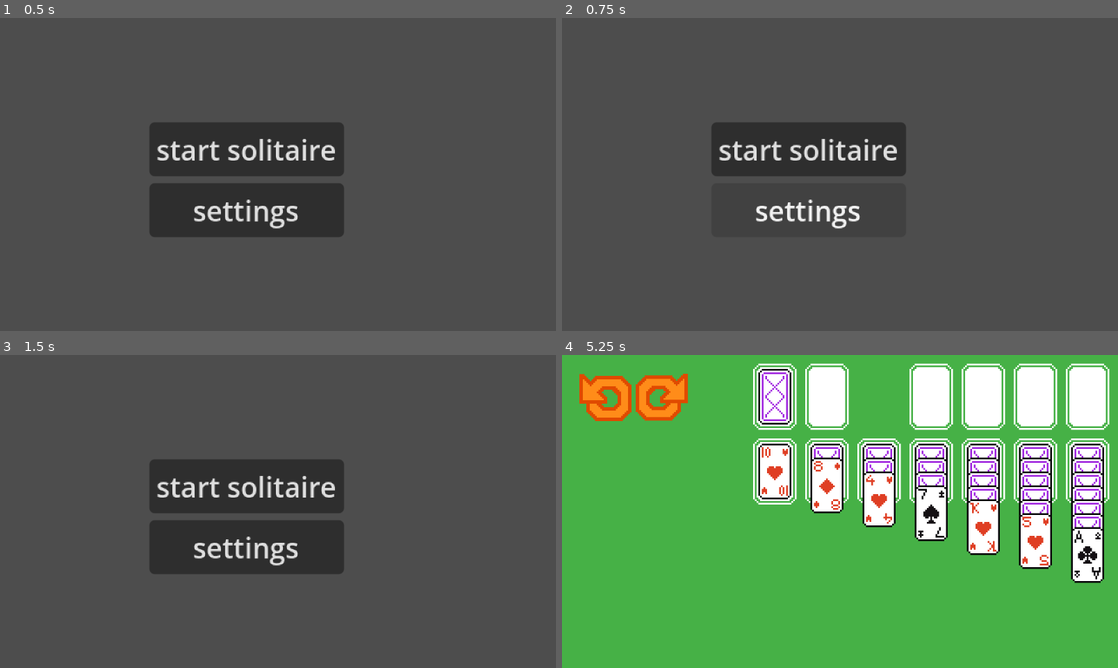
Above: before the commit, frames 1-4 (two rows, left to right).
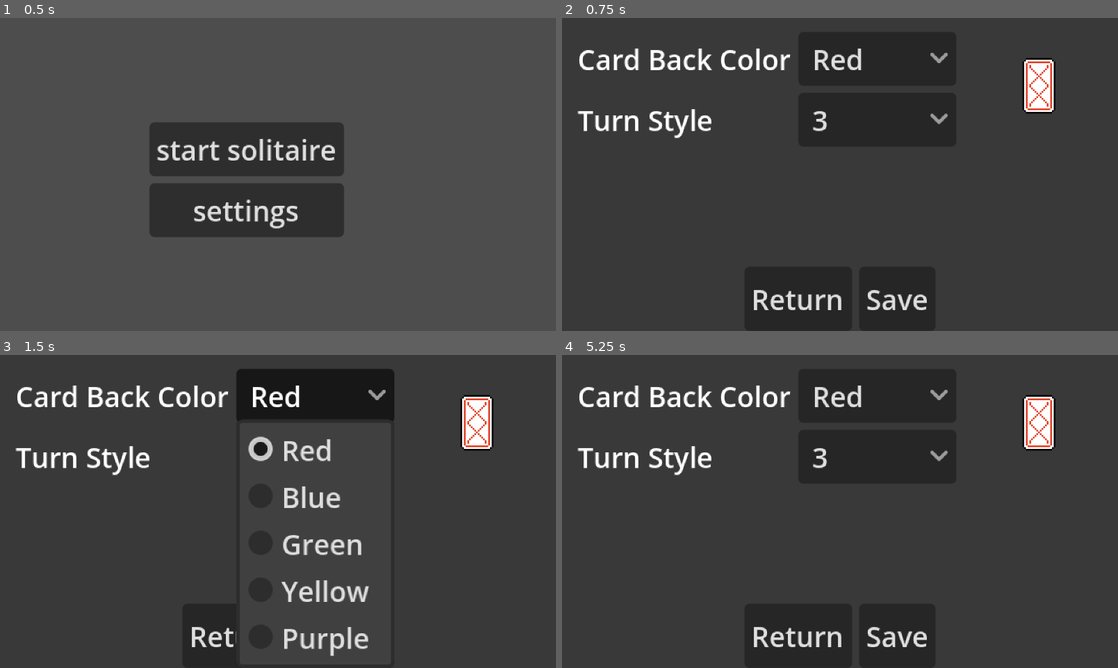
Above: after the commit, the same moments.

Repository: VortexAI-beta/solitaire
Game: Godot game, scene res://main.tscn
Two runs of this game, one before a commit and one after it. Both use one fixed random seed, a clock stepped at 60 frames per second and the inputs below.
Inputs (mouse positions are in pixels of both pictures, inside the frame that each line leads up to):
- Up to frame 1 (0.5 s): no input
- Up to frame 2 (0.75 s): click "settings" at 0.5 s
- Up to frame 3 (1.5 s): click (316, 395) at 1.25 s, where only the run after the commit has a clickable "Red"
- Up to frame 4 (5.25 s): click (878, 455) at 2 s, where only the run after the commit has a clickable "3"; click (795, 636) at 2.75 s, where only the run after the commit has a clickable "Return"; click "settings" at 3.5 s; click (895, 636) at 4.25 s, where only the run after the commit has a clickable "Save"; click (806, 486) at 5 s, where only the run before the commit has a clickable "start solitaire"

Frame 1 is identical in both runs. In frame 2, 19% of the frame differs, in the area x 2-89%, y 4-100%; in frame 3, 15%; in frame 4, 100%, in the area x 0-100%, y 0-100%.

Commit message:
added basic implemenation for settings screen

Diff:
--- /dev/null
+++ b/screens/settings_screen.gd
@@ -0,0 +1,38 @@
+extends Node2D
+
+var start_screen_path = "res://screens/start_screen.tscn"
+var config = ConfigFile.new()
+
+@onready var back_sprite: Sprite2D = $"./BackSprite"
+
+func _ready() -> void:
+    var err = config.load("user://config.ini")
+
+    if err != OK:
+        return
+
+    var selected_back_sprite = config.get_value("card", "back_color", 0)
+
+    var back_sprite_select: OptionButton = $"./OptionsContainer/BackColorSelect"
+    back_sprite_select.select(selected_back_sprite)
+    back_sprite.frame = selected_back_sprite
+
+    var selected_turn_style = config.get_value("game", "turn_style", 0);
+
+    var turn_style_select: OptionButton = $"./OptionsContainer/TurnStyleSelect"
+    turn_style_select.select(selected_turn_style)
+
+func _on_color_change(index: int):
+    back_sprite.frame = index
+    config.set_value("card", "back_color", index)
+
+func _on_turn_style_change(index: int):
+    config.set_value("game", "turn_style", index)
+
+func _on_save():
+    print('save')
+    config.save("user://config.ini")
+
+func _on_return():
+    print('return')
+    get_tree().change_scene_to_file(start_screen_path)
--- a/screens/settings_screen.tscn
+++ b/screens/settings_screen.tscn
@@ -1,23 +1,75 @@
 [gd_scene format=3 uid="uid://bbibfi0kfacm1"]
 
+[ext_resource type="Texture2D" uid="uid://rf5adcbigoo3" path="res://sprites/cards/spades/card_back.png" id="1_5mukb"]
+[ext_resource type="Script" uid="uid://cos85qhm6dw6b" path="res://screens/settings_screen.gd" id="1_opdw3"]
+
 [node name="SettingsScreen" type="Node2D" unique_id=2058420902]
+script = ExtResource("1_opdw3")
 
 [node name="ColorRect" type="ColorRect" parent="." unique_id=568478388]
 offset_right = 320.0
 offset_bottom = 180.0
 color = Color(0, 0, 0, 0.2509804)
 
-[node name="VBoxContainer" type="VBoxContainer" parent="." unique_id=1672667515]
-offset_left = 166.0
-offset_top = 71.0
-offset_right = 206.0
-offset_bottom = 111.0
+[node name="OptionsContainer" type="GridContainer" parent="." unique_id=1068735080]
+offset_left = 9.0
+offset_top = 8.0
+offset_right = 230.0
+offset_bottom = 143.0
+columns = 2
 
-[node name="Resume" type="Button" parent="VBoxContainer" unique_id=1590361376]
+[node name="BackColorLabel" type="Label" parent="OptionsContainer" unique_id=1136910269]
 layout_mode = 2
+text = "Card Back Color"
 
-[node name="Restart" type="Button" parent="VBoxContainer" unique_id=1682465766]
+[node name="BackColorSelect" type="OptionButton" parent="OptionsContainer" unique_id=717497534]
 layout_mode = 2
+selected = 0
+item_count = 5
+popup/item_0/text = "Red"
+popup/item_0/id = 0
+popup/item_1/text = "Blue"
+popup/item_1/id = 1
+popup/item_2/text = "Green"
+popup/item_2/id = 2
+popup/item_3/text = "Yellow"
+popup/item_3/id = 3
+popup/item_4/text = "Purple"
+popup/item_4/id = 4
 
-[node name="Return" type="Button" parent="VBoxContainer" unique_id=2084707809]
+[node name="TurnStyleLabel" type="Label" parent="OptionsContainer" unique_id=609398877]
 layout_mode = 2
+text = "Turn Style"
+
+[node name="TurnStyleSelect" type="OptionButton" parent="OptionsContainer" unique_id=1866726927]
+layout_mode = 2
+selected = 0
+item_count = 2
+popup/item_0/text = "3"
+popup/item_0/id = 0
+popup/item_1/text = "1"
+popup/item_1/id = 1
+
+[node name="BackSprite" type="Sprite2D" parent="." unique_id=1819216918]
+position = Vector2(275, 39)
+texture = ExtResource("1_5mukb")
+hframes = 5
+
+[node name="Bottom" type="HBoxContainer" parent="." unique_id=1064398463]
+offset_top = 143.0
+offset_right = 320.0
+offset_bottom = 180.0
+alignment = 1
+
+[node name="Return" type="Button" parent="Bottom" unique_id=1299212051]
+layout_mode = 2
+text = "Return"
+
+[node name="Save" type="Button" parent="Bottom" unique_id=700273477]
+layout_mode = 2
+text = "Save"
+
+[connection signal="item_selected" from="OptionsContainer/BackColorSelect" to="." method="_on_color_change"]
+[connection signal="item_selected" from="OptionsContainer/TurnStyleSelect" to="." method="_on_turn_style_change"]
+[connection signal="pressed" from="Bottom/Return" to="." method="_on_return"]
+[connection signal="pressed" from="Bottom/Save" to="." method="_on_save"]
--- a/screens/start_screen.gd
+++ b/screens/start_screen.gd
@@ -1,10 +1,11 @@
 extends Node2D
 
-var solitaire_scene = load("res://solitaire/solitaire.tscn")
+var solitaire_scene = preload("res://solitaire/solitaire.tscn")
+var settings_scene = preload("res://screens/settings_screen.tscn")
 
 func _on_start_solitaire():
 
     get_tree().change_scene_to_packed(solitaire_scene)
 
 func _on_settings():
-    pass
+    get_tree().change_scene_to_packed(settings_scene)
--- a/screens/start_screen.tscn
+++ b/screens/start_screen.tscn
@@ -20,3 +20,4 @@
 text = "settings"
 
 [connection signal="pressed" from="VBoxContainer/start_solitaire" to="." method="_on_start_solitaire"]
+[connection signal="pressed" from="VBoxContainer/settings" to="." method="_on_settings"]
Not shown, added: screens/settings_screen.gd.uid
